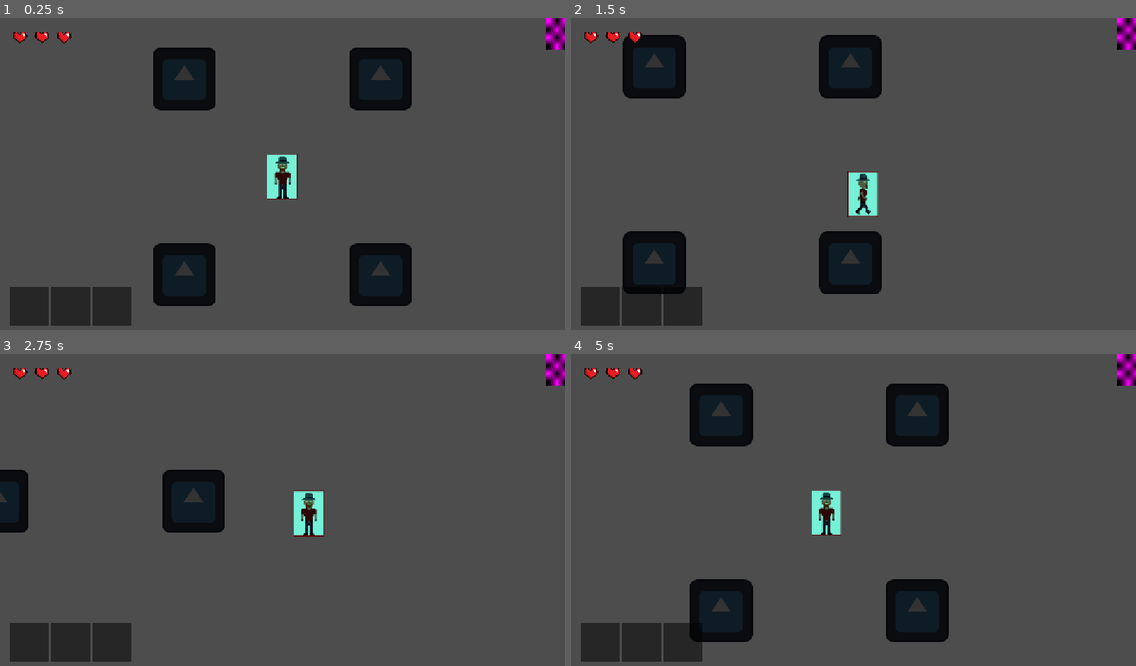
Above: before the commit, frames 1-4 (two rows, left to right).
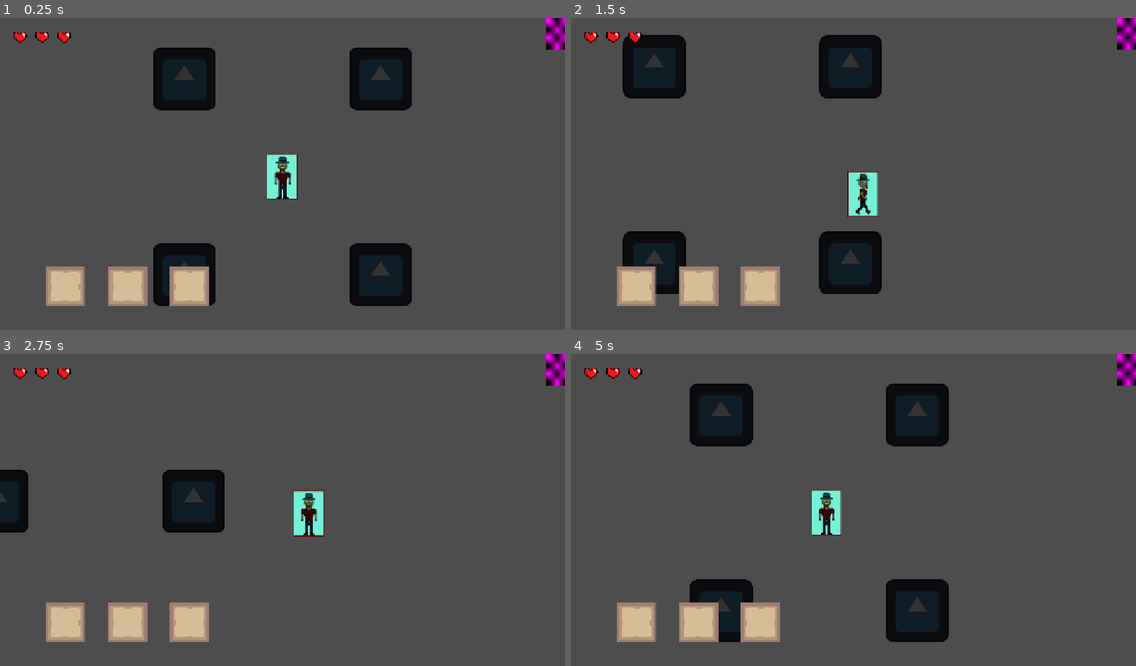
Above: after the commit, the same moments.

Repository: Tijana0/Last-One-Dancing
Game: Godot game, scene res://scenes/network_manager.tscn
Two runs of this game, one before a commit and one after it. Both use one fixed random seed, a clock stepped at 60 frames per second and the inputs below. This scene is started directly instead of the project's main scene. The engine's default icon, where the game draws it, is replaced by a stand-in: a white triangle on a blue panel in a dark square.
Inputs:
- Up to frame 1 (0.25 s): no input
- Up to frame 2 (1.5 s): tap Enter (ui_accept) at 0.5, 0.77 s; hold Right (ui_right) 0.53-1.28 s; tap F (dance) at 0.6 s; hold Down (ui_down) from 1.28 s (still down); tap K at 1.35 s
- Up to frame 3 (2.75 s): tap Enter (ui_accept) at 1.52 s; release Down (ui_down) at 2.03 s; hold Right (ui_right) from 2.03 s (still down); hold Space from 2.03 s (still down)
- Up to frame 4 (5 s): release Right (ui_right) at 2.78 s; release Space at 2.78 s; hold Up (ui_up) 2.78-3.53 s; tap E at 2.85 s; tap Enter (ui_accept) at 3.02, 3.77, 4.52 s; hold Left (ui_left) from 3.53 s (still down); tap F (dance) at 3.6 s; tap K at 4.35 s

The runs differ from the first frame. In frame 1, 4.6% of the frame differs, in the area x 1-37%, y 79-99%; in frame 2, 4.5%; in frame 3, 4.6%; in frame 4, 4.6%.

Commit message:
feat: use large holder_items asset and refine inventory item visuals

Diff:
--- a/prefabs/player.tscn
+++ b/prefabs/player.tscn
@@ -4,6 +4,7 @@
 [ext_resource type="Texture2D" uid="uid://dcf21qql7jrat" path="res://assets/spritesheet_test.png" id="2_4dohe"]
 [ext_resource type="Texture2D" path="res://assets/heart_full.PNG" id="3_heart_full"]
 [ext_resource type="Texture2D" path="res://assets/heart_empty.PNG" id="4_heart_empty"]
+[ext_resource type="Texture2D" path="res://assets/holder_items.PNG" id="5_holder_items"]
 
 [sub_resource type="AtlasTexture" id="AtlasTexture_4dohe"]
 atlas = ExtResource("2_4dohe")
@@ -120,38 +121,60 @@
 anchor_top = 1.0
 anchor_bottom = 1.0
 offset_left = 20.0
-offset_top = -100.0
-offset_right = 260.0
+offset_top = -180.0
+offset_right = 500.0
 offset_bottom = -20.0
 grow_vertical = 0
+theme_override_constants/separation = -100
 alignment = 0
 
-[node name="Slot1" type="ColorRect" parent="HUD/InventoryContainer"]
-custom_minimum_size = Vector2(80, 80)
+[node name="Slot1" type="TextureRect" parent="HUD/InventoryContainer"]
+custom_minimum_size = Vector2(160, 160)
 layout_mode = 2
 size_flags_horizontal = 3
-color = Color(0, 0, 0, 0.5)
-
-[node name="Icon" type="Node2D" parent="HUD/InventoryContainer/Slot1"]
-position = Vector2(40, 40)
-
-[node name="Slot2" type="ColorRect" parent="HUD/InventoryContainer"]
-custom_minimum_size = Vector2(80, 80)
+texture = ExtResource("5_holder_items")
+expand_mode = 1
+stretch_mode = 5
+
+[node name="Icon" type="Control" parent="HUD/InventoryContainer/Slot1"]
+layout_mode = 1
+anchors_preset = 15
+anchor_right = 1.0
+anchor_bottom = 1.0
+grow_horizontal = 2
+grow_vertical = 2
+
+[node name="Slot2" type="TextureRect" parent="HUD/InventoryContainer"]
+custom_minimum_size = Vector2(160, 160)
 layout_mode = 2
 size_flags_horizontal = 3
-color = Color(0, 0, 0, 0.5)
-
-[node name="Icon" type="Node2D" parent="HUD/InventoryContainer/Slot2"]
-position = Vector2(40, 40)
-
-[node name="Slot3" type="ColorRect" parent="HUD/InventoryContainer"]
-custom_minimum_size = Vector2(80, 80)
+texture = ExtResource("5_holder_items")
+expand_mode = 1
+stretch_mode = 5
+
+[node name="Icon" type="Control" parent="HUD/InventoryContainer/Slot2"]
+layout_mode = 1
+anchors_preset = 15
+anchor_right = 1.0
+anchor_bottom = 1.0
+grow_horizontal = 2
+grow_vertical = 2
+
+[node name="Slot3" type="TextureRect" parent="HUD/InventoryContainer"]
+custom_minimum_size = Vector2(160, 160)
 layout_mode = 2
 size_flags_horizontal = 3
-color = Color(0, 0, 0, 0.5)
-
-[node name="Icon" type="Node2D" parent="HUD/InventoryContainer/Slot3"]
-position = Vector2(40, 40)
+texture = ExtResource("5_holder_items")
+expand_mode = 1
+stretch_mode = 5
+
+[node name="Icon" type="Control" parent="HUD/InventoryContainer/Slot3"]
+layout_mode = 1
+anchors_preset = 15
+anchor_right = 1.0
+anchor_bottom = 1.0
+grow_horizontal = 2
+grow_vertical = 2
 
 [node name="MaskDisplay" type="Control" parent="HUD" unique_id=2117243664]
 custom_minimum_size = Vector2(-80, 20)
--- a/scripts/player.gd
+++ b/scripts/player.gd
@@ -465,22 +465,42 @@
 
 		if i < inventory.size():
 			var type = inventory[i]
-			var inv_sprite = Sprite2D.new()
-			inv_sprite.centered = true
-			inv_sprite.position = Vector2.ZERO # Center relative to Icon node (40,40)
+			var item_texture = TextureRect.new()
+
+			# UI Centering Logic
+			item_texture.expand_mode = TextureRect.EXPAND_IGNORE_SIZE
+			item_texture.stretch_mode = TextureRect.STRETCH_KEEP_ASPECT_CENTERED
 
 			if type == 0: # POTION
-				inv_sprite.texture = TEX_POTION
-				inv_sprite.scale = Vector2(0.06, 0.06)
+				item_texture.texture = TEX_POTION
+				item_texture.custom_minimum_size = Vector2(100, 100)
 			elif type == 1: # GUN
-				inv_sprite.texture = TEX_GUN
-				inv_sprite.scale = Vector2(0.05, 0.05) # Even smaller
+				item_texture.texture = TEX_GUN
+				item_texture.custom_minimum_size = Vector2(80, 80)
 			elif type == 2: # MASK
-				inv_sprite.texture = TEX_MASK
-				inv_sprite.scale = Vector2(0.2, 0.2)
-
-			icon_node.add_child(inv_sprite)
-
+				item_texture.texture = TEX_MASK
+				item_texture.custom_minimum_size = Vector2(70, 70)
+
+			# Center the TextureRect inside the Icon (Control) node
+			item_texture.set_anchors_and_offsets_preset(Control.PRESET_CENTER)
+
+			# MANUAL OFFSET: Move higher and to the left to fit assets
+			var offset_x = -50
+			var offset_y = -50
+
+			if type == 0: # POTION
+				offset_y = -60
+			elif type == 1: # GUN
+				offset_x = -40 # Bit more to the right
+				offset_y = -40 # Bit more down
+			elif type == 2: # MASK
+				offset_x = -35 # Bit more to the left
+				offset_y = -35 # Even more down
+
+			item_texture.position.x += offset_x
+			item_texture.position.y += offset_y
+
+			icon_node.add_child(item_texture)
 @rpc("any_peer", "call_local")
 func add_kill():
 	kill_count += 1
